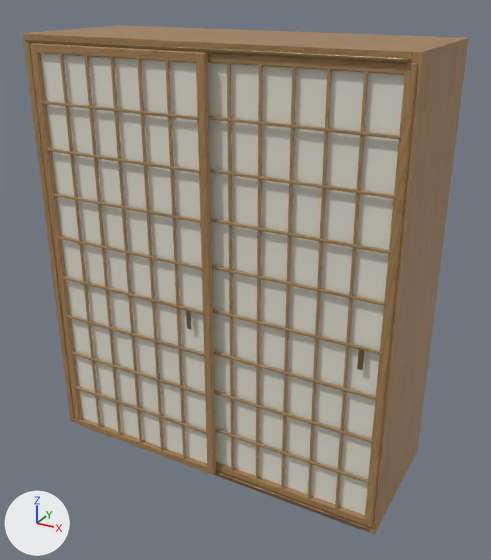
Before and after pictures for a commit that changed the glTF model house-light/furniture/models/W07.glb.
Rendered twice from a 50 mm camera at (1.42, -2.5, 2.23) aimed at (0.05, -0.01, 0.99). Every picture has the same lights, and +X, +Y and +Z are marked at lower left. The first picture is the older version. Where no turn or scale is listed for an object, it has been applied to the vertices.
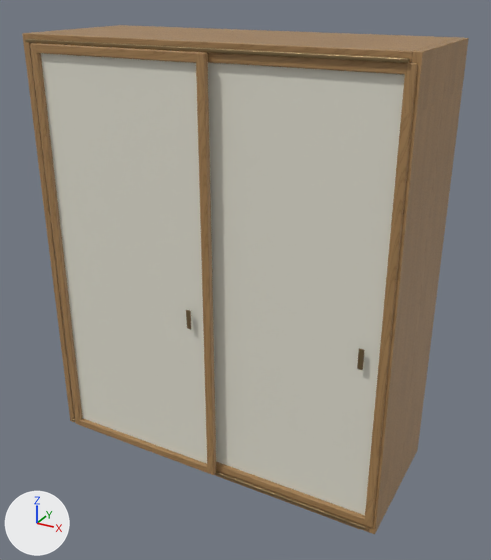
Patch to the scene script:
```diff
--- a/house-light/furniture/models/W07.glb.py
+++ b/house-light/furniture/models/W07.glb.py
@@ ob_cube_021 @@
-ob_cube_021 = bpy.data.objects.new('Cube.021', me_cube_021)
@@ ob_cube_001 @@
-ob_cube_001 = bpy.data.objects.new('Cube.001', me_cube_021)
@@ ob_cube_002 @@
-ob_cube_002 = bpy.data.objects.new('Cube.002', me_cube_021)
@@ ob_cube_003 @@
-ob_cube_003 = bpy.data.objects.new('Cube.003', me_cube_021)
@@ ob_cube_004 @@
-ob_cube_004 = bpy.data.objects.new('Cube.004', me_cube_021)
@@ ob_cube_005 @@
-ob_cube_005 = bpy.data.objects.new('Cube.005', me_cube_021)
@@ ob_cube_006 @@
-ob_cube_006 = bpy.data.objects.new('Cube.006', me_cube_021)
@@ ob_cube_007 @@
-ob_cube_007 = bpy.data.objects.new('Cube.007', me_cube_021)
@@ ob_cube_008 @@
-ob_cube_008 = bpy.data.objects.new('Cube.008', me_cube_021)
@@ ob_cube_009 @@
-ob_cube_009 = bpy.data.objects.new('Cube.009', me_cube_021)
@@ ob_cube_010 @@
-ob_cube_010 = bpy.data.objects.new('Cube.010', me_cube_021)
@@ ob_cube_011 @@
-ob_cube_011 = bpy.data.objects.new('Cube.011', me_cube_021)
@@ ob_cube_012 @@
-ob_cube_012 = bpy.data.objects.new('Cube.012', me_cube_021)
@@ ob_cube_013 @@
-ob_cube_013 = bpy.data.objects.new('Cube.013', me_cube_021)
@@ ob_cube_014 @@
-ob_cube_014 = bpy.data.objects.new('Cube.014', me_cube_021)
@@ ob_cube_015 @@
-ob_cube_015 = bpy.data.objects.new('Cube.015', me_cube_021)
@@ ob_cube_016 @@
-ob_cube_016 = bpy.data.objects.new('Cube.016', me_cube_016)
@@ ob_cube_017 @@
-ob_cube_017 = bpy.data.objects.new('Cube.017', me_cube_016)
@@ ob_cube_018 @@
-ob_cube_018 = bpy.data.objects.new('Cube.018', me_cube_016)
@@ ob_cube_019 @@
-ob_cube_019 = bpy.data.objects.new('Cube.019', me_cube_016)
@@ ob_cube_020 @@
-ob_cube_020 = bpy.data.objects.new('Cube.020', me_cube_016)
@@ ob_cube_022 @@
-ob_cube_022 = bpy.data.objects.new('Cube.022', me_cube_016)
@@ ob_cube_023 @@
-ob_cube_023 = bpy.data.objects.new('Cube.023', me_cube_016)
@@ ob_cube_024 @@
-ob_cube_024 = bpy.data.objects.new('Cube.024', me_cube_016)
@@ ob_cube_025 @@
-ob_cube_025 = bpy.data.objects.new('Cube.025', me_cube_016)
@@ ob_cube_026 @@
-ob_cube_026 = bpy.data.objects.new('Cube.026', me_cube_016)
```

Location of each change, (x1, y1, x2, y2) in pixels of the pictures (491 x 560 px):
'Cube.026', deleted: before (335, 71, 369, 509)
'Cube.025', deleted: before (308, 69, 332, 499)
'Cube.024', deleted (brown): before (281, 67, 296, 490)
'Cube.023', deleted (brown): before (256, 65, 263, 480)
'Cube.022', deleted (brown): before (227, 63, 234, 471)
'Cube.020', deleted (brown): before (165, 60, 186, 459)
'Cube.019', deleted: before (137, 58, 164, 451)
'Cube.018', deleted: before (110, 57, 142, 443)
'Cube.017', deleted: before (84, 55, 122, 435)
'Cube.016', deleted: before (60, 54, 101, 428)
'Cube.015', deleted (brown): before (209, 116, 401, 139)
'Cube.014', deleted: before (210, 169, 395, 199)
'Cube.013', deleted: before (211, 218, 390, 254)
'Cube.012', deleted: before (212, 265, 385, 306)
'Cube.011', deleted: before (213, 309, 381, 355)
'Cube.010', deleted: before (214, 351, 377, 400)
'Cube.009', deleted: before (215, 391, 373, 443)
'Cube.008', deleted: before (216, 428, 369, 483)
'Cube.007', deleted (brown): before (41, 101, 199, 120)
'Cube.006', deleted: before (47, 148, 200, 173)
'Cube.005', deleted: before (52, 193, 201, 223)
'Cube.004', deleted: before (57, 236, 203, 270)
'Cube.003', deleted: before (62, 276, 204, 315)
'Cube.002', deleted: before (66, 315, 205, 357)
'Cube.001', deleted: before (71, 351, 206, 396)
'Cube.021', deleted: before (75, 386, 207, 434)
